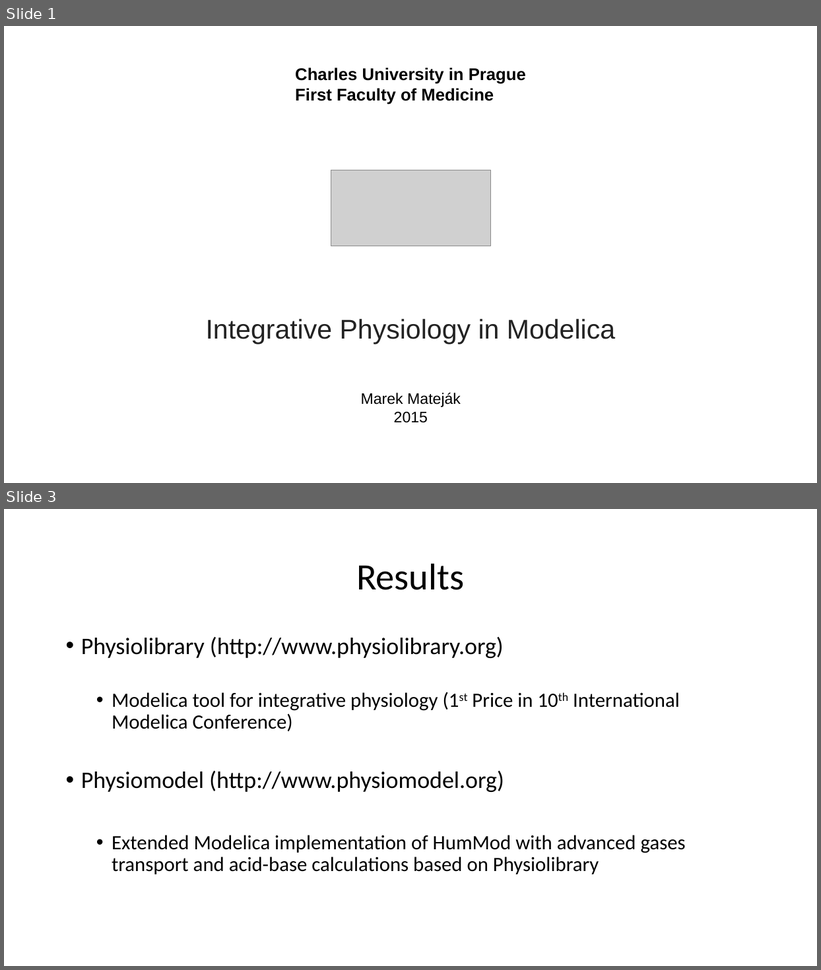
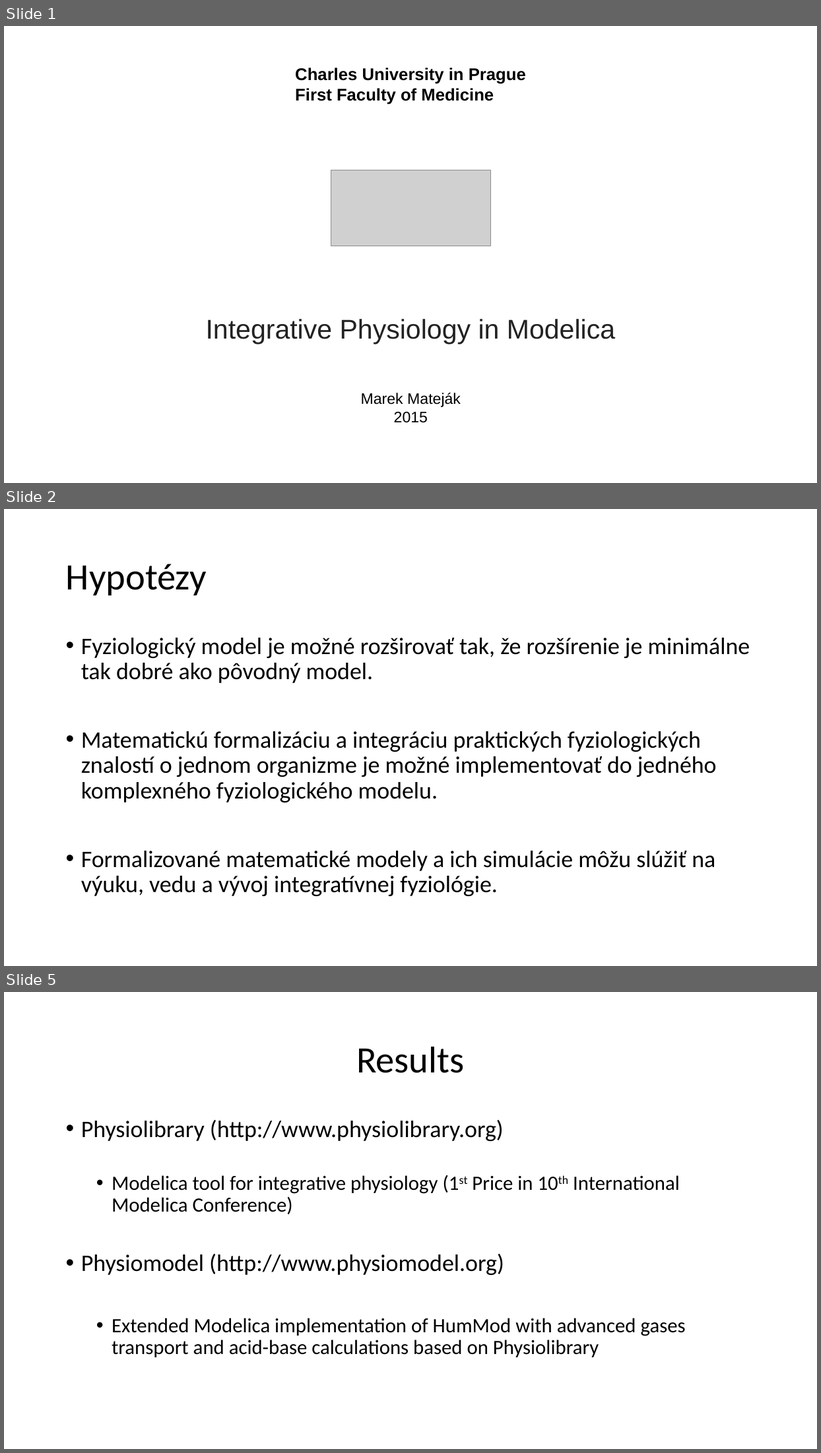
Before and after one commit to MarekMatejak/dissertation, a slide deck: obhajoba.ppt. Shown one above the other, each under a label of ours: slides 1 and 3 before the commit, slides 1, 2 and 5 after it; the slides between them are not shown. The pictures are 821x970 and 821x1453 pixels, drawn with LibreOffice and Linux fonts; fonts in the diff are those of the drawing; grey boxes stand for pictures. Boxes give left, top, right and bottom in pixels: in the first picture for what was removed or moved away, otherwise in the second. Text is boxed around its words. In the diff, an @@ line names an element or a change of style, - is before the commit and + after.

```diff
--- a/obhajoba.ppt
+++ b/obhajoba.ppt
@@ slide 2 added at bbox=[4, 509, 817, 966], background #FFFFFF @@
@@ title added at bbox=[66, 564, 207, 595], 44 pt, text #000000 @@
+Hypotézy
@@ text added at bbox=[81, 638, 750, 896], 28 pt, text #000000 @@
+• Fyziologický model je možné rozširovať tak, že rozšírenie je minimálne tak dobré ako pôvodný model.
+• Matematickú formalizáciu a integráciu praktických fyziologických znalostí o jednom organizme je možné implementovať do jedného komplexného fyziologického modelu.
+• Formalizované matematické modely a ich simulácie môžu slúžiť na výuku, vedu a vývoj integratívnej fyziológie.
@@ what was slide 3 is now slide 5 @@
```
Also in this commit, not shown: 12 slides changed, 1 other slide added.
